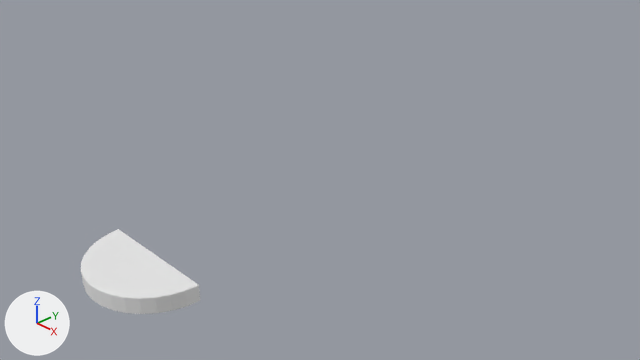
Before and after pictures for a commit that changed the Blender file starman/starman/res/model/enemyHanen/enemyHanen.blend.
Before and after are seen from the file's camera 'Camera'. Arrows for +X, +Y and +Z are at lower left; the lights stay in place. Both versions are drawn at frame 130 of the action 'CubeAction'; the numbers are the values there.
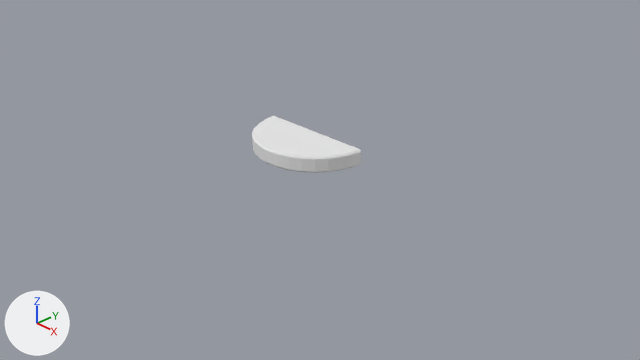
Pixel boxes (x1, y1, x2, y2) of what changed, in the pictures (640 x 360 px):
'Cube', moved: before (81, 229, 200, 314); after (252, 116, 361, 173)

Edits to the bpy script that builds the scene:
```text
Change ob_cube:
    ob_cube.location: (0.0, -3.0, 0.0) -> (0.0, 0.0, 0.99)
```
